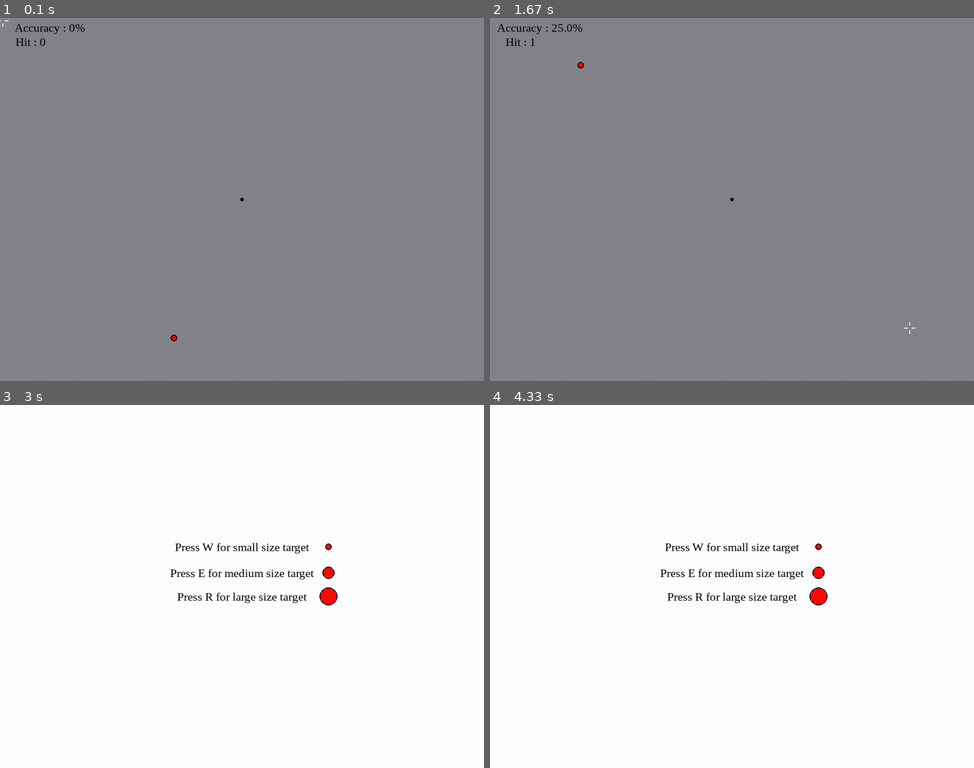
Above: before the commit, frames 1-4 (two rows, left to right).
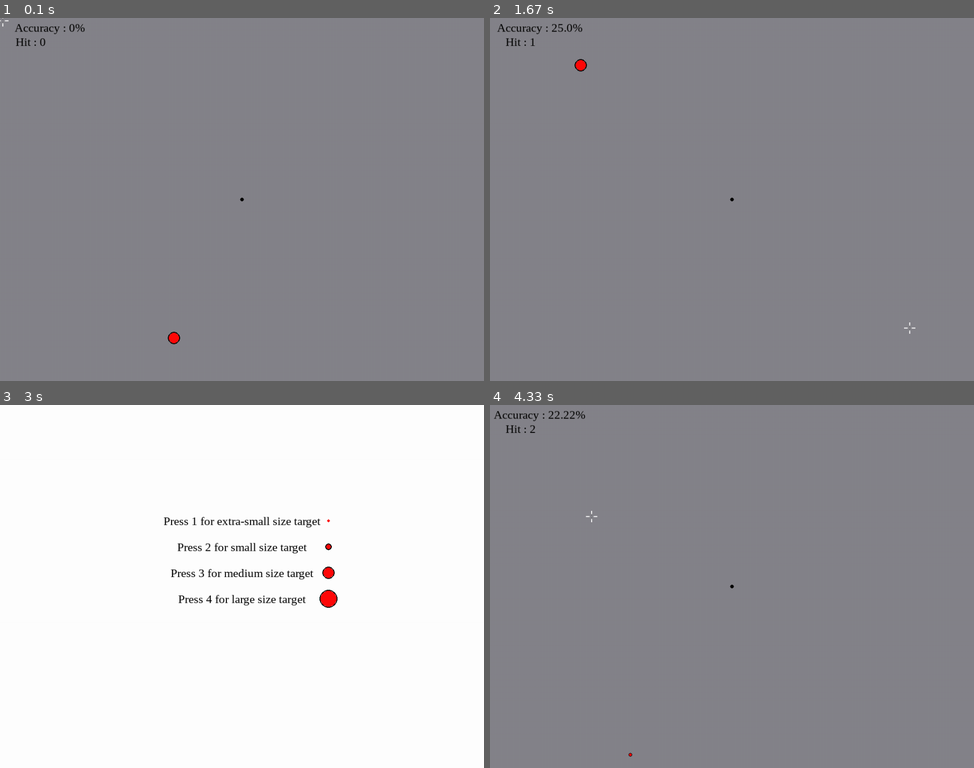
Above: after the commit, the same moments.

Repository: keiton-lab/aim_trainer_pygame
Game: pygame game, started from aim_trainer.py
Two runs of this game, one before a commit and one after it. Both use one fixed random seed, a clock stepped at 60 frames per second and the inputs below.
Inputs (mouse positions are in pixels of both pictures, inside the frame that each line leads up to):
- Up to frame 1 (0.1 s): no input
- Up to frame 2 (1.67 s): click (732, 199) at 0.38 s; click (664, 337) at 0.72 s; click (581, 145) at 1.05 s; click (911, 326) at 1.38 s
- Up to frame 3 (3 s): click (251, 463) at 1.72 s; click (217, 680) at 2.05 s; tap Space at 2.33 s; tap C at 2.67 s
- Up to frame 4 (4.33 s): tap 1 at 3 s; click (581, 452) at 3.38 s; click (833, 521) at 3.72 s; click (591, 517) at 4.05 s

The runs differ from the first frame. In frame 1, less than 0.1% of the frame differs, in the area x 34-38%, y 86-90%; in frame 2, less than 0.1%; in frame 3, 1.4%; in frame 4, 100%, in the area x 0-100%, y 0-100%.

Commit message:
updated crosshair_size change menu

Diff:
--- a/aim_trainer.py
+++ b/aim_trainer.py
@@ -20,17 +20,20 @@
 class TARGET:
     def __init__(self):
         self.re_generate_position()
-        self.crosshair_size = 1
+        self.crosshair_size = 2
 
     def make_reference_center(self):
         # center of the window as reference point
         pygame.draw.circle(screen, (0, 0, 0), (width / 2, height / 2), 4)
 
     def make_target(self):
-        if self.crosshair_size == 1:
+        if self.crosshair_size == 0:
             # outline of the red dot
+            pygame.draw.circle(screen, (0, 0, 0), (self.x, self.y), 4, 1)
+            # center of the red dot
+            pygame.draw.circle(screen, (255, 10, 10), (self.x, self.y), 3)
+        elif self.crosshair_size == 1:
             pygame.draw.circle(screen, (0, 0, 0), (self.x, self.y), 7, 2)
-            # center of the red dot
             pygame.draw.circle(screen, (255, 10, 10), (self.x, self.y), 5)
         elif self.crosshair_size == 2:
             pygame.draw.circle(screen, (0, 0, 0), (self.x, self.y), 13, 2)
@@ -81,7 +84,16 @@
         x, y = pygame.mouse.get_pos()
         x_t, y_t = target.pos
         # setting the hit-box, which is around 6 pixels within the target
-        if x_t - 3 <= x <= x_t + 3 and y_t - 3 <= y <= y_t + 3:
+        if target.crosshair_size == 0 and x_t - 2 <= x <= x_t + 2 and y_t - 2 <= y <= y_t + 2:
+            target.re_generate_position()
+            self.hit += 1
+        if target.crosshair_size == 1 and x_t - 4 <= x <= x_t + 4 and y_t - 4 <= y <= y_t + 4:
+            target.re_generate_position()
+            self.hit += 1
+        if target.crosshair_size == 2 and x_t - 10 <= x <= x_t + 10 and y_t - 10 <= y <= y_t + 10:
+            target.re_generate_position()
+            self.hit += 1
+        if target.crosshair_size == 3 and x_t - 16 <= x <= x_t + 16 and y_t - 16 <= y <= y_t + 16:
             target.re_generate_position()
             self.hit += 1
 
@@ -157,36 +169,46 @@
                     pygame.quit()
                     exit()
                 if event.type == pygame.KEYDOWN:
-                    if event.key == pygame.K_w:
+                    if event.key == pygame.K_1:
+                        target.crosshair_size = 0
+                        paused = False
+                    if event.key == pygame.K_2:
                         target.crosshair_size = 1
                         paused = False
-                    if event.key == pygame.K_e:
+                    if event.key == pygame.K_3:
                         target.crosshair_size = 2
                         paused = False
-                    if event.key == pygame.K_r:
+                    if event.key == pygame.K_4:
                         target.crosshair_size = 3
                         paused = False
 
-            text_1 = "Press W for small size target"
+            text_0 = "Press 1 for extra-small size target"
+            pygame.draw.circle(screen, (255, 10, 10), (695, 245), 3)
+            pygame.draw.circle(screen, (0, 0, 0), (695, 300), 4, 1)
+
+            text_1 = "Press 2 for small size target"
             pygame.draw.circle(screen, (255, 10, 10), (695, 300), 5)
             pygame.draw.circle(screen, (0, 0, 0), (695, 300), 7, 2)
 
-            text_2 = "Press E for medium size target"
+            text_2 = "Press 3 for medium size target"
             pygame.draw.circle(screen, (255, 10, 10), (695, 355), 11)
             pygame.draw.circle(screen, (0, 0, 0), (695, 355), 13, 2)
 
-            text_3 = "Press R for large size target"
-            pygame.draw.circle(screen, (255, 10, 10), (695, 405), 17)
-            pygame.draw.circle(screen, (0, 0, 0), (695, 405), 19, 2)
-
+            text_3 = "Press 4 for large size target"
+            pygame.draw.circle(screen, (255, 10, 10), (695, 410), 17)
+            pygame.draw.circle(screen, (0, 0, 0), (695, 410), 19, 2)
+
+            text_surf_0 = font.render(text_0, True, (0, 0, 0))
             text_surf_1 = font.render(text_1, True, (0, 0, 0))
             text_surf_2 = font.render(text_2, True, (0, 0, 0))
             text_surf_3 = font.render(text_3, True, (0, 0, 0))
 
+            text_rect_0 = text_surf_0.get_rect(center=(512, 245))
             text_rect_1 = text_surf_1.get_rect(center=(512, 300))
             text_rect_2 = text_surf_2.get_rect(center=(512, 355))
-            text_rect_3 = text_surf_3.get_rect(center=(512, 405))
-
+            text_rect_3 = text_surf_3.get_rect(center=(512, 410))
+
+            screen.blit(text_surf_0, text_rect_0)
             screen.blit(text_surf_1, text_rect_1)
             screen.blit(text_surf_2, text_rect_2)
             screen.blit(text_surf_3, text_rect_3)
@@ -206,7 +228,7 @@
 # setting timer for target, default 3500 ticks == 3.5 seconds.
 # target will re-position after 3.5 seconds if without hit
 re_position_target = pygame.USEREVENT
-pygame.time.set_timer(re_position_target, 3500)
+pygame.time.set_timer(re_position_target, 350000)
 
 # game loop
 while True:
